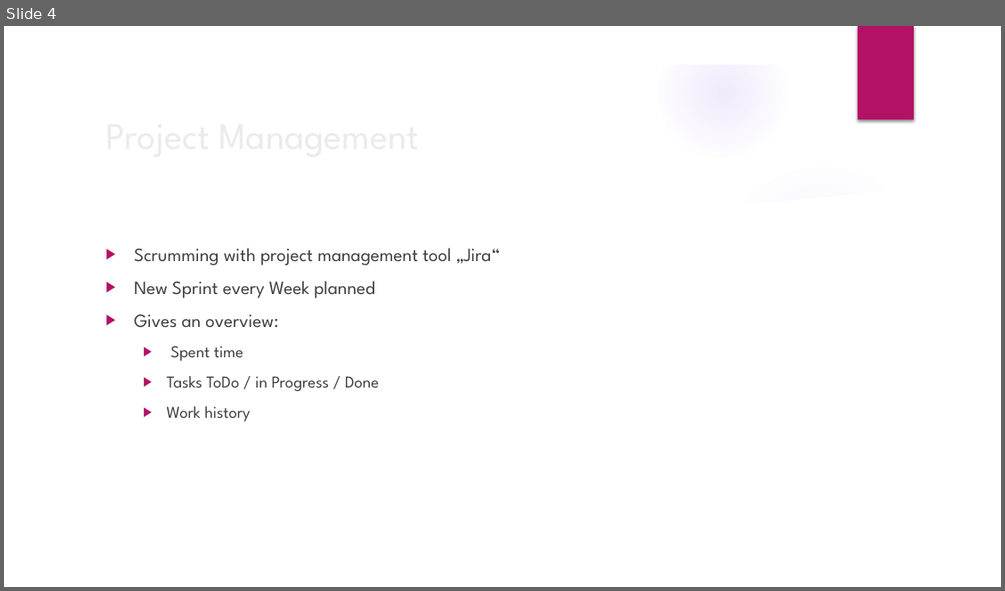
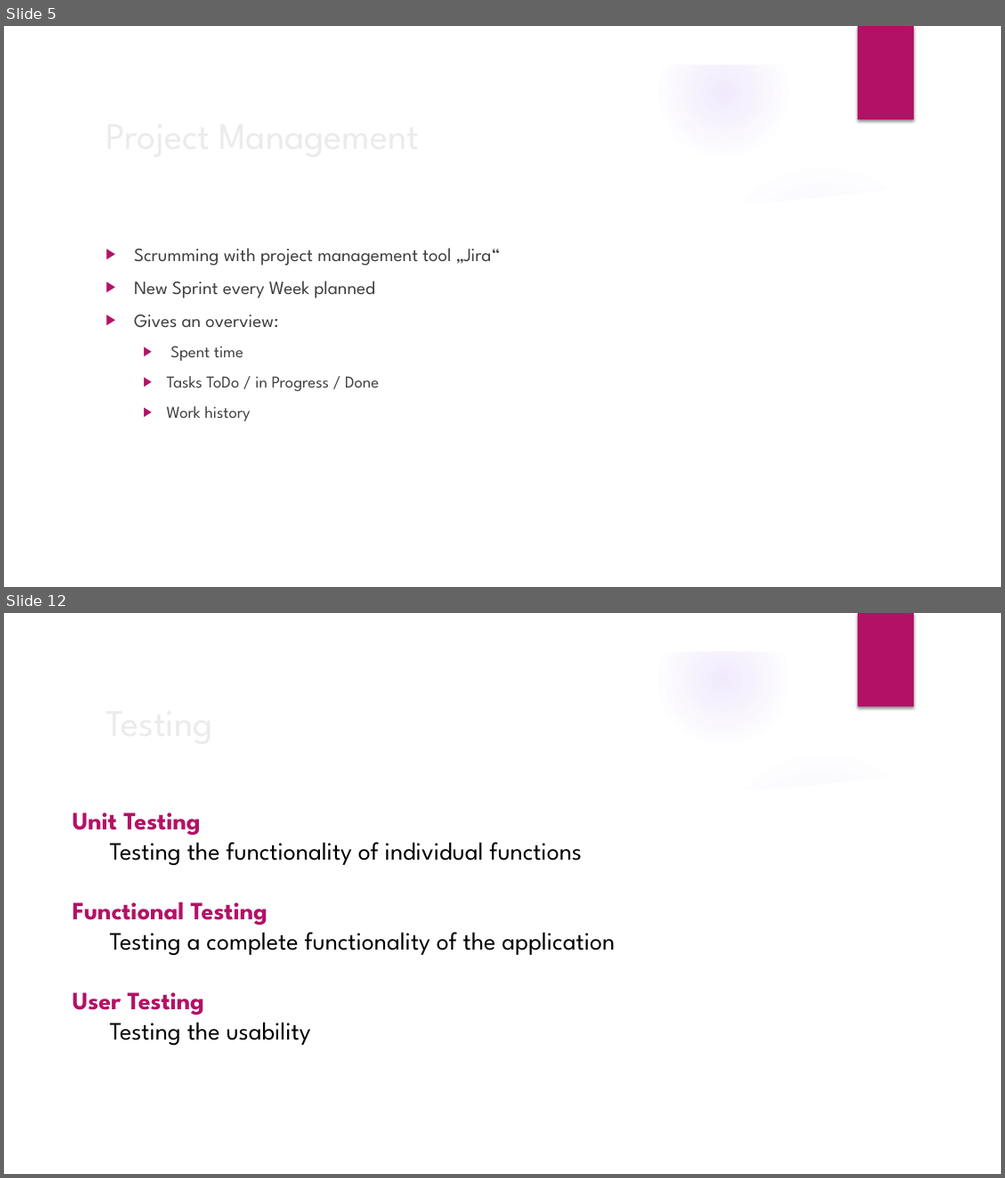
Before and after one commit to tenniskonig/Dokumentation, a slide deck: Tenniskönig.pptx. Shown one above the other, each under a label of ours: slide 4 before the commit, slides 5 and 12 after it; the slides between them are not shown. The pictures are 1005x591 and 1005x1178 pixels, drawn with LibreOffice and Linux fonts; fonts in the diff are those of the drawing; background and template pictures are left out. Boxes give left, top, right and bottom in pixels: in the first picture for what was removed or moved away, otherwise in the second. Text is boxed around its words. In the diff, an @@ line names an element or a change of style, - is before the commit and + after.

```diff
--- a/Tenniskönig.pptx
+++ b/Tenniskönig.pptx
@@ slide 12 added at <box>4,613,1001,1174</box>, background picture (left out); not listed: 9 template elements that a slide beside it also shows @@
@@ title added at <box>98,692,815,750</box>, 36 pt, text #EBEBEB @@
+Testing
@@ text added at <box>73,812,615,1045</box>, 24 pt, text #000000 @@
+Unit Testing
+Testing the functionality of individual functions
+Functional Testing
+Testing a complete functionality of the application
+User Testing
+Testing the usability
@@ what was slide 4 is now slide 5 @@
```
Also in this commit, not shown: 3 slides changed, 15 other slides added, 1 slide removed, 1 other file.
